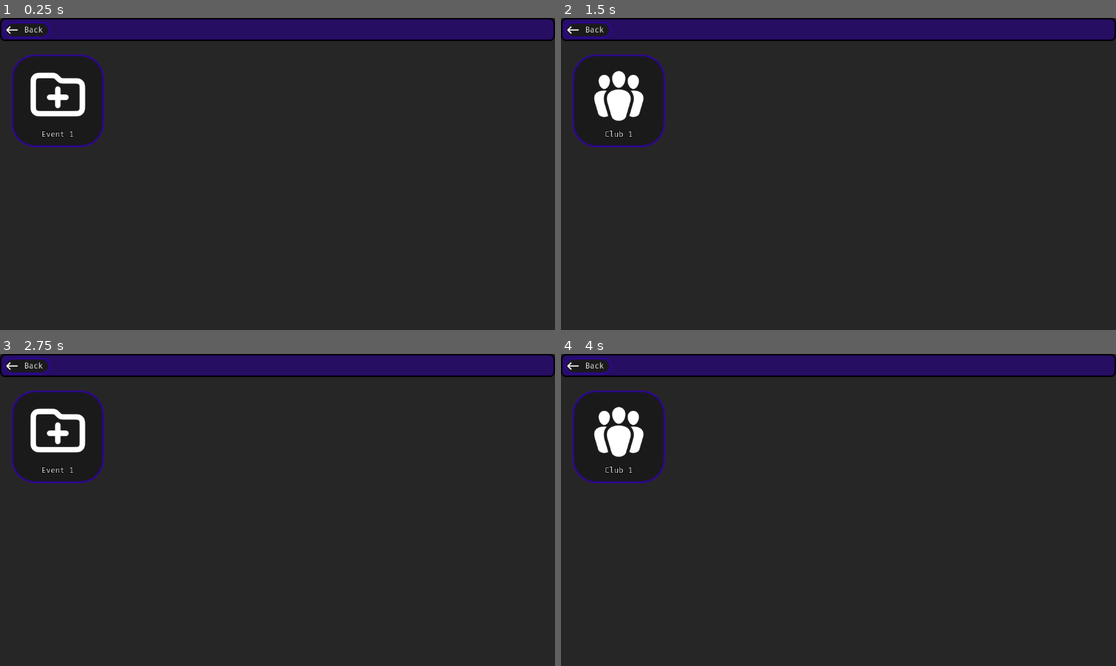
Above: before the commit, frames 1-4 (two rows, left to right).
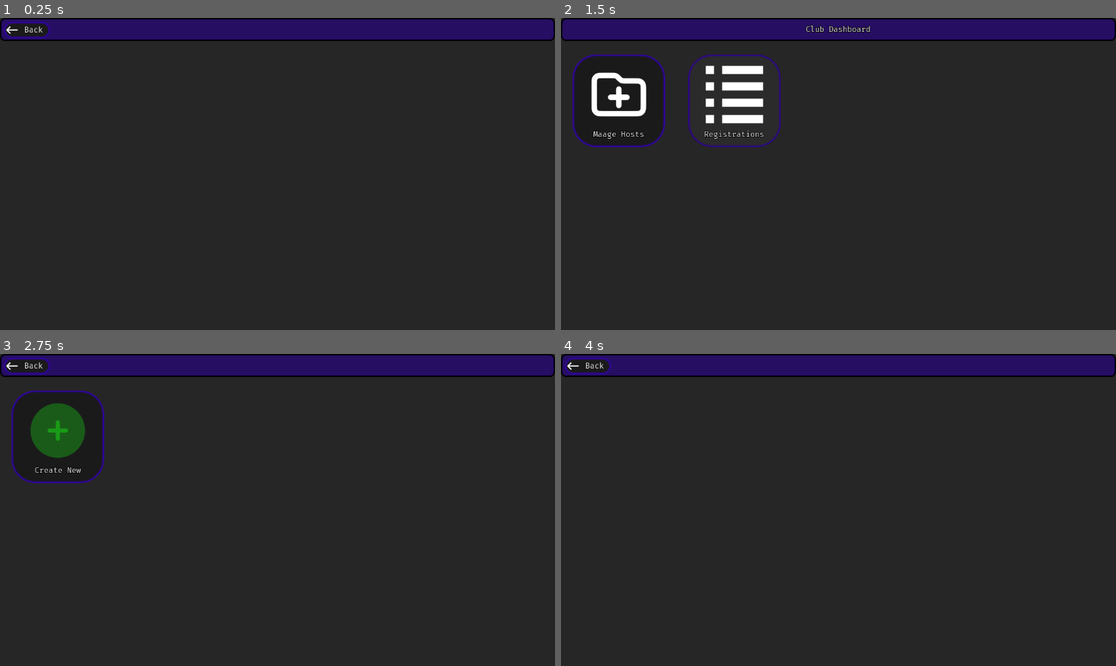
Above: after the commit, the same moments.

Repository: master172/admindashboard
Game: Godot game, scene res://src/Main/manage_events.tscn
Same seed, same stepped clock (60 frames per second), same inputs: the game is played once before the commit and once after it. This scene is started directly instead of the project's main scene.
Inputs (mouse positions are in pixels of both pictures, inside the frame that each line leads up to):
- Up to frame 1 (0.25 s): no input
- Up to frame 2 (1.5 s): click (616, 102) at 0.52 s; click "Back" at 1.25 s
- Up to frame 3 (2.75 s): click (55, 438) at 2.02 s
- Up to frame 4 (4 s): click "Back" at 2.75 s; click (733, 438) at 3.5 s

The runs differ from the first frame. In frame 1, 1.1% of the frame differs, in the area x 2-19%, y 11-42%; in frame 2, 3.1%, in the area x 0-56%, y 1-42%; in frame 3, 1.6%; in frame 4, 1.3%.

Commit message:
add event integration

Diff:
--- a/src/Main/manage_clubs.gd
+++ b/src/Main/manage_clubs.gd
@@ -1,19 +1,43 @@
 extends Control
 
 @onready var items: FlowContainer = $VBoxContainer/MarginContainer/ScrollContainer/Items
+const CLUB_BUTTON = preload("res://src/UIComponents/ClubButton.tscn")
 
 func _ready() -> void:
-	pass
+	get_all_clubs()
 
 func _on_back_pressed() -> void:
 	var Dashboard:PackedScene = load("res://src/Main/Main.tscn")
 	get_tree().change_scene_to_packed(Dashboard)
 
 
-func _on_registration_button_pressed() -> void:
+func _on_registration_button_pressed(club:String) -> void:
+	Utils.selected_club.enqueue(club)
 	var manage_events:PackedScene = load("res://src/Main/manage_events.tscn")
 	get_tree().change_scene_to_packed(manage_events)
 
+func get_all_clubs():
+	var http :HTTPRequest = HTTPRequest.new()
+	add_child(http)
+	http.request_completed.connect(self._on_club_completed)
+	http.request_completed.connect(http.queue_free.unbind(4))
+	var err = http.request("http://127.0.0.1:8000/clubs")
+	if err != OK:
+		push_error("http request error: ",err)
 
-func _on_registration_1_pressed() -> void:
-	_on_registration_button_pressed()
+func _on_club_completed(result: int, response_code: int, headers: PackedStringArray, body: PackedByteArray) -> void:
+	if response_code == 200:
+		var data:Array = JSON.parse_string(body.get_string_from_utf8())
+		if data != []:
+			print(data)
+			add_club_buttons(data)
+	else:
+		push_error("request failed response code: ",response_code)
+
+func add_club_buttons(data:Array):
+	for i in data:
+		var club_button = CLUB_BUTTON.instantiate()
+		club_button.Text = i
+		club_button.string_identifier = i
+		club_button.pressed.connect(self._on_registration_button_pressed.bind(club_button.string_identifier))
+		items.add_child(club_button)
--- a/src/Main/manage_clubs.tscn
+++ b/src/Main/manage_clubs.tscn
@@ -1,10 +1,8 @@
-[gd_scene load_steps=6 format=3 uid="uid://tqk4hylo4jw5"]
+[gd_scene load_steps=4 format=3 uid="uid://tqk4hylo4jw5"]
 
 [ext_resource type="Theme" uid="uid://c8wib8exwpaas" path="res://Resources/MainTheme.tres" id="1_ncn25"]
 [ext_resource type="Script" uid="uid://dkp5u4wx8qsu7" path="res://src/Main/manage_clubs.gd" id="2_iglmh"]
 [ext_resource type="Texture2D" uid="uid://3wbfrdbf88e6" path="res://assets/Icons/Back.svg" id="3_uywfr"]
-[ext_resource type="PackedScene" uid="uid://c4tiqh1k04mrb" path="res://src/UIComponents/RegistrationButtonComponent.tscn" id="4_edw67"]
-[ext_resource type="Texture2D" uid="uid://ng7jvejyjetb" path="res://assets/Icons/groups.svg" id="5_iglmh"]
 
 [node name="ManageClubs" type="Control"]
 layout_mode = 3
@@ -73,10 +71,4 @@
 theme_override_constants/h_separation = 16
 theme_override_constants/v_separation = 16
 
-[node name="Registration1" parent="VBoxContainer/MarginContainer/ScrollContainer/Items" instance=ExtResource("4_edw67")]
-layout_mode = 2
-Icon = ExtResource("5_iglmh")
-Text = "Club 1"
-
 [connection signal="pressed" from="VBoxContainer/Header/VBoxContainer/Back" to="." method="_on_back_pressed"]
-[connection signal="pressed" from="VBoxContainer/MarginContainer/ScrollContainer/Items/Registration1" to="." method="_on_registration_1_pressed"]
--- a/src/Main/manage_events.gd
+++ b/src/Main/manage_events.gd
@@ -1,11 +1,48 @@
 extends Control
 
+const EVENT_BUTTON_COMPONENT = preload("res://src/UIComponents/EventButtonComponent.tscn")
+
+@onready var items: FlowContainer = $VBoxContainer/MarginContainer/ScrollContainer/Items
 
 func _on_back_pressed() -> void:
 	var Dashboard:PackedScene = load("res://src/Main/Main.tscn")
 	get_tree().change_scene_to_packed(Dashboard)
 
+func _ready() -> void:
+	if Utils.selected_club.is_empty() == false:
+		attemt_events_creation()
 
 func _on_event_button_pressed() -> void:
 	var registrations:PackedScene = load("res://src/Main/registrations.tscn")
 	get_tree().change_scene_to_packed(registrations)
+
+func attemt_events_creation():
+	var http :HTTPRequest = HTTPRequest.new()
+	add_child(http)
+	http.request_completed.connect(self._on_request_completed)
+	http.request_completed.connect(http.queue_free.unbind(4))
+	var header = ["Content-Type: application/json"]
+	var body:String = JSON.stringify({"club_name":Utils.selected_club.get_front()})
+	var err = http.request("http://127.0.0.1:8000/events",header,HTTPClient.METHOD_GET,body)
+	if err != OK:
+		push_error("http request error: ",err)
+
+func _on_request_completed(result: int, response_code: int, headers: PackedStringArray, body: PackedByteArray) -> void:
+	if response_code == 200:
+		var data:Dictionary = JSON.parse_string(body.get_string_from_utf8())
+		if data != {}:
+			add_event_buttons(data)
+	else:
+		push_error("request failed response code: ",response_code)
+
+func add_event_buttons(button_entries:Dictionary)->void:
+	for i in button_entries.keys():
+		var button:Node = EVENT_BUTTON_COMPONENT.instantiate()
+		button.string_identifier = i
+		button.pressed.connect(self.on_event_button_pressed.bind(button.string_identifier))
+		button.Text = button_entries[i]
+		items.add_child(button)
+
+func on_event_button_pressed(event_id:String)->void:
+	Utils.selected_event.enqueue(event_id)
+	_on_event_button_pressed()
--- a/src/Main/manage_events.tscn
+++ b/src/Main/manage_events.tscn
@@ -1,9 +1,8 @@
-[gd_scene load_steps=5 format=3 uid="uid://drl86cnglp48h"]
+[gd_scene load_steps=4 format=3 uid="uid://drl86cnglp48h"]
 
 [ext_resource type="Theme" uid="uid://c8wib8exwpaas" path="res://Resources/MainTheme.tres" id="1_j64jk"]
 [ext_resource type="Script" uid="uid://d0dtuiyfiraa5" path="res://src/Main/manage_events.gd" id="2_6n61c"]
 [ext_resource type="Texture2D" uid="uid://3wbfrdbf88e6" path="res://assets/Icons/Back.svg" id="2_wfvy1"]
-[ext_resource type="PackedScene" uid="uid://351f6j6go1i2" path="res://src/UIComponents/BaseButtonComponent.tscn" id="4_wgbqs"]
 
 [node name="ManageEvents" type="Control"]
 layout_mode = 3
@@ -72,9 +71,4 @@
 theme_override_constants/h_separation = 16
 theme_override_constants/v_separation = 16
 
-[node name="EventButton" parent="VBoxContainer/MarginContainer/ScrollContainer/Items" instance=ExtResource("4_wgbqs")]
-layout_mode = 2
-Text = "Event 1"
-
 [connection signal="pressed" from="VBoxContainer/Header/VBoxContainer/Back" to="." method="_on_back_pressed"]
-[connection signal="pressed" from="VBoxContainer/MarginContainer/ScrollContainer/Items/EventButton" to="." method="_on_event_button_pressed"]
--- /dev/null
+++ b/src/UIComponents/ClubButton.tscn
@@ -0,0 +1,33 @@
+[gd_scene load_steps=3 format=3 uid="uid://bhesl4n4ohhyr"]
+
+[ext_resource type="Script" uid="uid://cslq01vph2tud" path="res://src/UIComponents/club_button.gd" id="1_edf7r"]
+[ext_resource type="Texture2D" uid="uid://ng7jvejyjetb" path="res://assets/Icons/groups.svg" id="2_3yhvb"]
+
+[node name="BaseButtonComponent" type="Button"]
+custom_minimum_size = Vector2(192, 192)
+icon_alignment = 1
+script = ExtResource("1_edf7r")
+
+[node name="MarginContainer" type="MarginContainer" parent="."]
+layout_mode = 1
+anchors_preset = 15
+anchor_right = 1.0
+anchor_bottom = 1.0
+grow_horizontal = 2
+grow_vertical = 2
+theme_override_constants/margin_left = 0
+
+[node name="VBoxContainer" type="VBoxContainer" parent="MarginContainer"]
+layout_mode = 2
+alignment = 1
+
+[node name="TextureRect" type="TextureRect" parent="MarginContainer/VBoxContainer"]
+layout_mode = 2
+texture = ExtResource("2_3yhvb")
+stretch_mode = 5
+
+[node name="Label" type="RichTextLabel" parent="MarginContainer/VBoxContainer"]
+layout_mode = 2
+text = "Computer Science Association"
+fit_content = true
+horizontal_alignment = 1
--- /dev/null
+++ b/src/UIComponents/EventButtonComponent.tscn
@@ -0,0 +1,32 @@
+[gd_scene load_steps=3 format=3 uid="uid://bqyk51ltiwku5"]
+
+[ext_resource type="Script" uid="uid://dmohbtysfpwxv" path="res://src/UIComponents/base_button_component.gd" id="1_ixd5s"]
+[ext_resource type="Texture2D" uid="uid://2rowgovvg0sm" path="res://assets/Icons/item.svg" id="2_ixd5s"]
+
+[node name="BaseButtonComponent" type="Button"]
+custom_minimum_size = Vector2(192, 192)
+icon_alignment = 1
+script = ExtResource("1_ixd5s")
+
+[node name="MarginContainer" type="MarginContainer" parent="."]
+layout_mode = 1
+anchors_preset = 15
+anchor_right = 1.0
+anchor_bottom = 1.0
+grow_horizontal = 2
+grow_vertical = 2
+theme_override_constants/margin_left = 0
+
+[node name="VBoxContainer" type="VBoxContainer" parent="MarginContainer"]
+layout_mode = 2
+alignment = 1
+
+[node name="TextureRect" type="TextureRect" parent="MarginContainer/VBoxContainer"]
+layout_mode = 2
+texture = ExtResource("2_ixd5s")
+stretch_mode = 5
+
+[node name="Label" type="Label" parent="MarginContainer/VBoxContainer"]
+layout_mode = 2
+text = "Manage Events"
+horizontal_alignment = 1
--- /dev/null
+++ b/src/UIComponents/club_button.gd
@@ -0,0 +1,16 @@
+extends Button
+
+@onready var texture_rect: TextureRect = $MarginContainer/VBoxContainer/TextureRect
+@onready var label: RichTextLabel = $MarginContainer/VBoxContainer/Label
+
+@export var Icon:Texture
+@export var Text:String = ""
+# Called when the node enters the scene tree for the first time.
+
+@export var string_identifier:String = ""
+
+func _ready() -> void:
+	if Icon != null:
+		texture_rect.texture = Icon
+	if Text != "":
+		label.text = Text
Not shown, added: src/UIComponents/club_button.gd.uid
